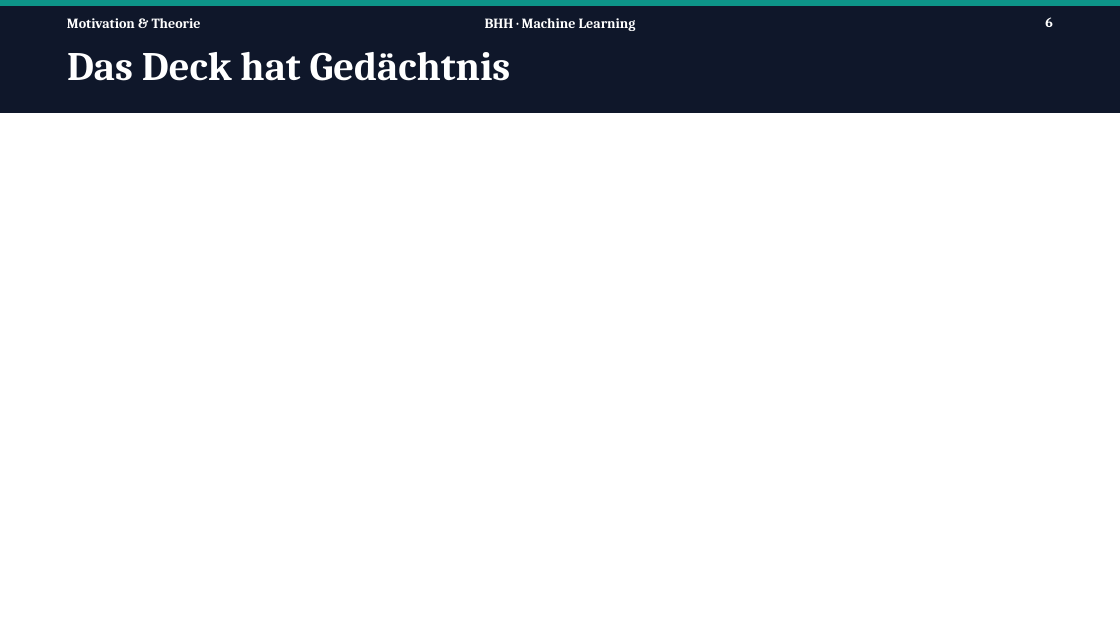
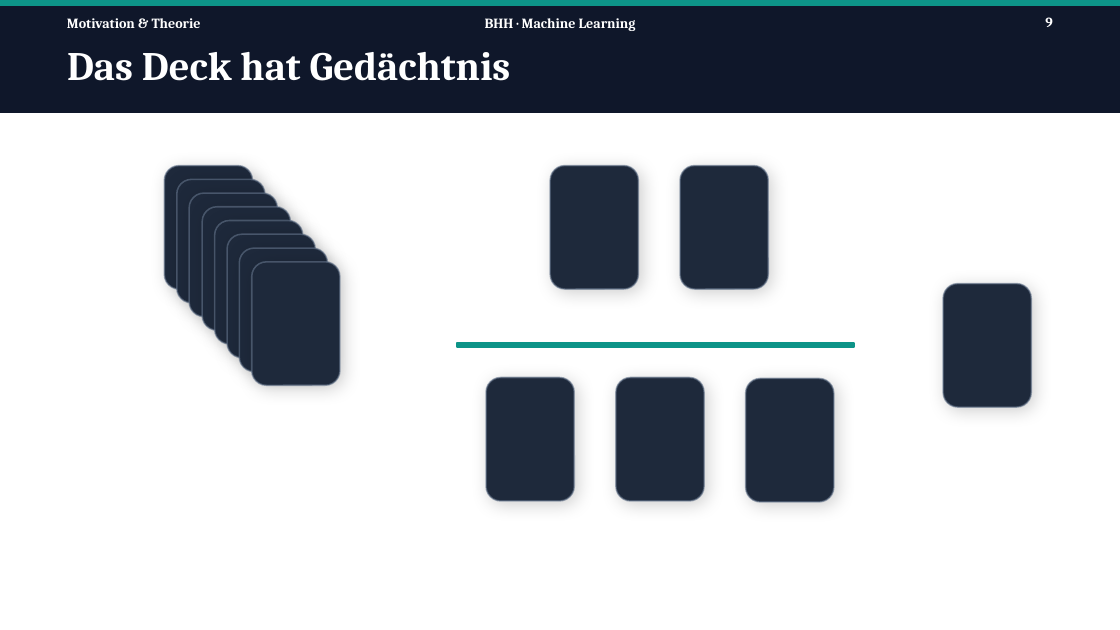
Before and after one commit to Tom-N-M/ml-blackjack, a slide deck: slide 9 of Präsi/PP_v2.pptx (slide 6 before the commit). Drawn at 1120x630 pixels with LibreOffice and Linux fonts; fonts in the diff are those of the drawing. Boxes give left, top, right and bottom in pixels: in the first picture for what was removed or moved away, otherwise in the second. Text is boxed around its words. In the diff, an @@ line names an element or a change of style, - is before the commit and + after.

```diff
--- a/Präsi/PP_v2.pptx
+++ b/Präsi/PP_v2.pptx
@@ page number at bbox=[1045, 17, 1052, 27]: text changed @@
-6
+9
@@ rounded rectangle added at bbox=[165, 166, 253, 289], fill #1E293B, outline #64748B 1 pt @@
@@ rounded rectangle added at bbox=[177, 179, 265, 302], fill #1E293B, outline #64748B 1 pt @@
@@ rounded rectangle added at bbox=[550, 166, 638, 289], fill #1E293B, outline #64748B 1 pt @@
@@ rounded rectangle added at bbox=[680, 166, 768, 289], fill #1E293B, outline #64748B 1 pt @@
@@ rounded rectangle added at bbox=[189, 193, 278, 316], fill #1E293B, outline #64748B 1 pt @@
@@ rounded rectangle added at bbox=[203, 207, 291, 330], fill #1E293B, outline #64748B 1 pt @@
@@ rounded rectangle added at bbox=[215, 221, 304, 344], fill #1E293B, outline #64748B 1 pt @@
@@ rounded rectangle added at bbox=[227, 234, 316, 357], fill #1E293B, outline #64748B 1 pt @@
@@ rounded rectangle added at bbox=[240, 249, 328, 372], fill #1E293B, outline #64748B 1 pt @@
@@ rounded rectangle added at bbox=[252, 262, 340, 385], fill #1E293B, outline #64748B 1 pt @@
@@ rounded rectangle added at bbox=[943, 283, 1032, 407], fill #1E293B, outline #64748B 1 pt @@
@@ rectangle added at bbox=[457, 343, 853, 347], fill #0D9488, outline #0D9488 1 pt @@
@@ rounded rectangle added at bbox=[486, 377, 575, 501], fill #1E293B, outline #64748B 1 pt @@
@@ rounded rectangle added at bbox=[616, 377, 704, 501], fill #1E293B, outline #64748B 1 pt @@
@@ rounded rectangle added at bbox=[746, 379, 834, 502], fill #1E293B, outline #64748B 1 pt @@
```
Also in this commit, not shown: 3 other slides changed, 3 slides added.
